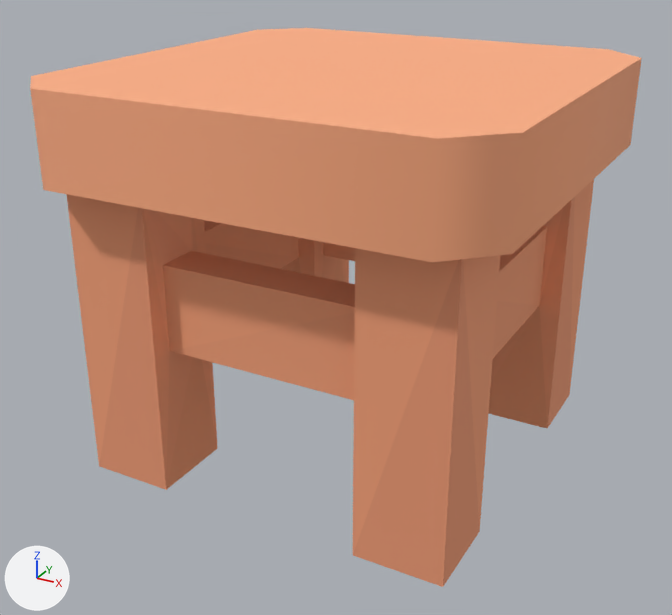
An edit to the glTF model public/assets/styles/stylized/props/kenney_town_stall_stool.glb, drawn before and after from the same camera.
Camera for both pictures: a 50 mm camera at (0.239, -0.453, 0.308) aimed at (-0.003, -0.014, 0.088). Arrows for +X, +Y and +Z are at lower left; the lights stay in place. The picture after the commit comes second. Where no turn or scale is listed for an object, it has been applied to the vertices. Vertices at exactly the same position are counted once.

In view in the first picture: 'wood'.
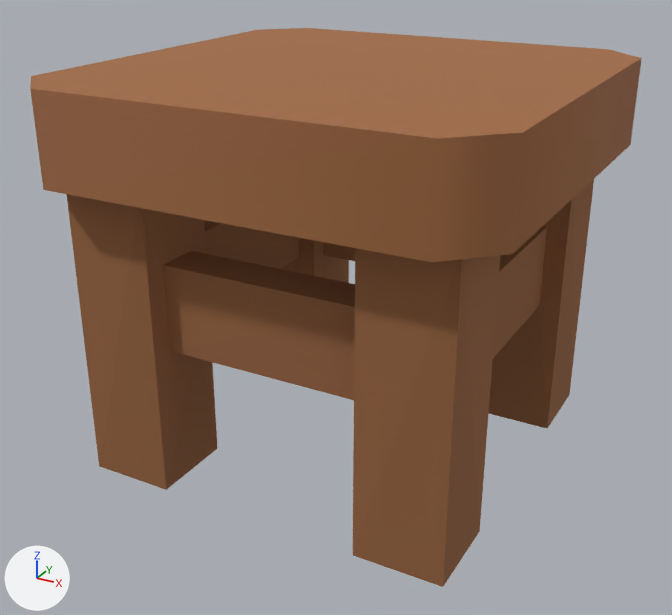
Changed parts and their boxes (x1, y1, x2, y2) in the pictures (672 x 615 px):
part 1 of me_mesh_0, recoloured (orange to brown): (67, 179, 594, 587) in both
part 2 of me_mesh_0, recoloured (beige to brown): (30, 28, 642, 307) in both

The change in detail:
me_mesh_0 has 84 vertices, 180 faces and spans x -0.13..0.13, y -0.13..0.13, z 0.0..0.226.
me_mesh_0 is used by ob_wood; location (0.0, 0.0, 0.0).
me_mesh_0 part 1: 102 faces centred in x -0.11..0.11, y -0.11..0.11, z 0.0..0.13 are repainted in the vertex colours; the middle colour goes from orange #f3a078 to brown #956340.
me_mesh_0 part 2: 78 faces centred in x -0.13..0.13, y -0.13..0.13, z 0.133..0.226 are repainted in the vertex colours; the middle colour goes from beige #ffaa81 to brown #9e6942.
